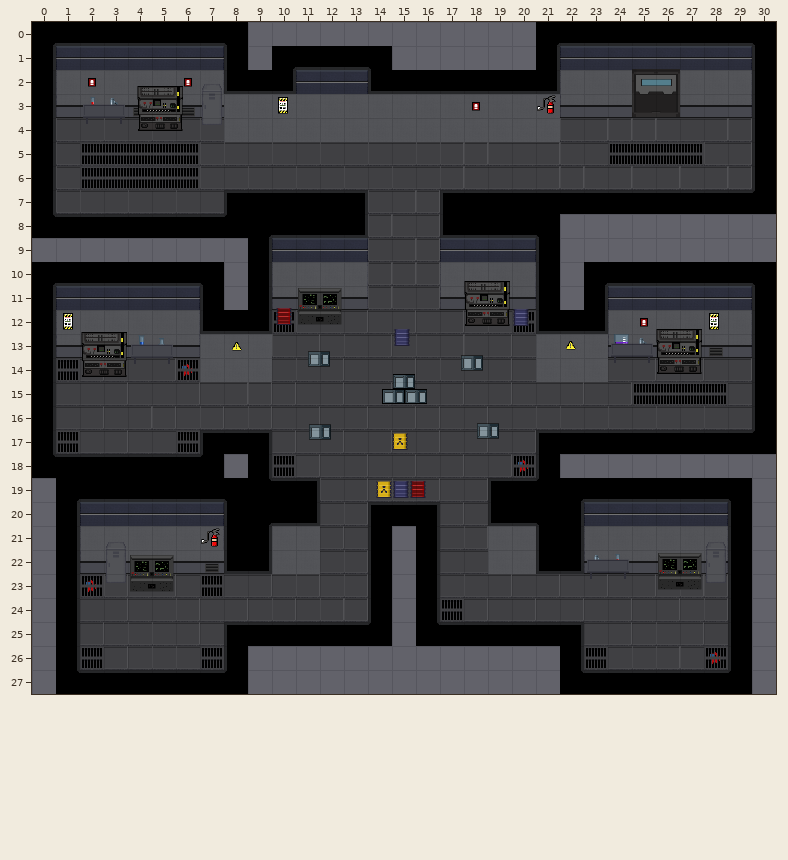
Tiled map: assets/maps/tmx/lab.tmx. The picture above was drawn from the file before the commit.
Cells are 32x32 px. Shown: x 0..30, y 0..27.
And afterwards:
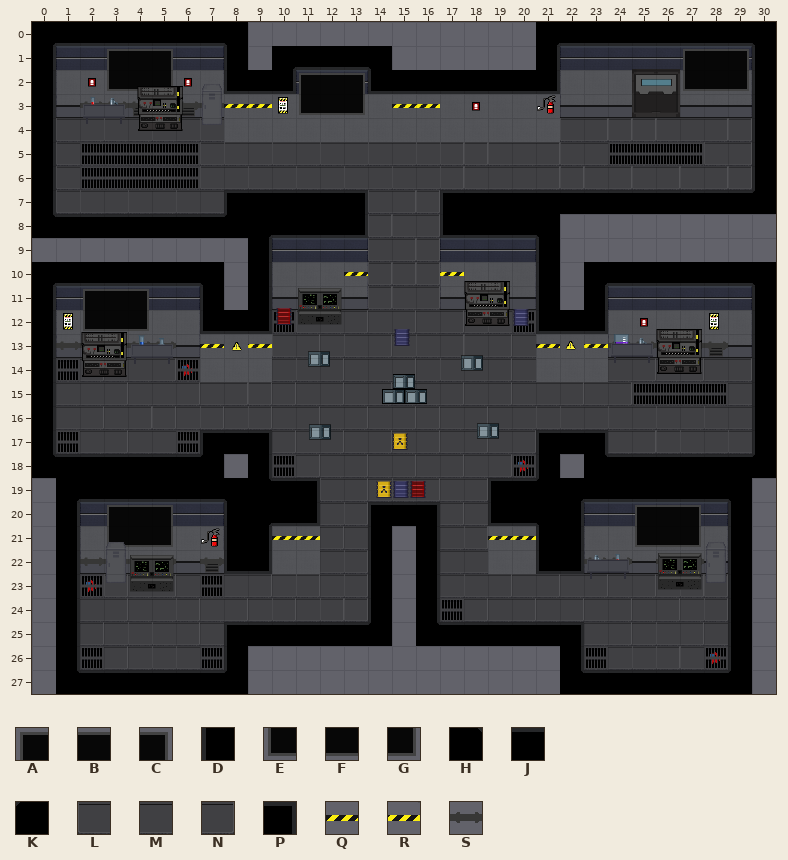
Key: from "TileSetLab": A 9, B 10, C 11, D 21, E 25, F 26, G 27, H 35, J 36, K 37, L 67, M 68, N 69, P 81, Q 83, R 84, S 85.
_ is an empty cell, . an unchanged one.
Tiles of an added or newly shown layer are drawn over the layers below it.
The exact change:
--- layer "Ground"
@@ x 23..30 @@
-17 JJJJJJJK
-18 ________
+17 PMNLLMLD
+18 HJJJJJJK
--- layer "Decoration" (now shown)
@@ x 2..29 @@
- 1 .___.....................___
- 2 .___.....___.............___
- 3 ___.____.___.__.............
+ 1 .ABC.....................ABC
+ 2 .EFG.....ABC.............EFG
+ 3 SSS.SSQR.EFG.QR.............
@@ x 1..28 @@
-10 ............_..._...........
-11 .___........................
-12 .___........................
-13 _..__._._..........._.___.__
+10 ............Q...R...........
+11 .ABC........................
+12 .EFG........................
+13 S..SS.Q.R...........Q.RSS.SS
@@ x 2..27 @@
-20 .___...................___
-21 .___....__.......__....___
-22 ____._...............__.__
+20 .ABC...................ABC
+21 .EFG....QR.......QR....EFG
+22 SSSS.S...............SS.SS
